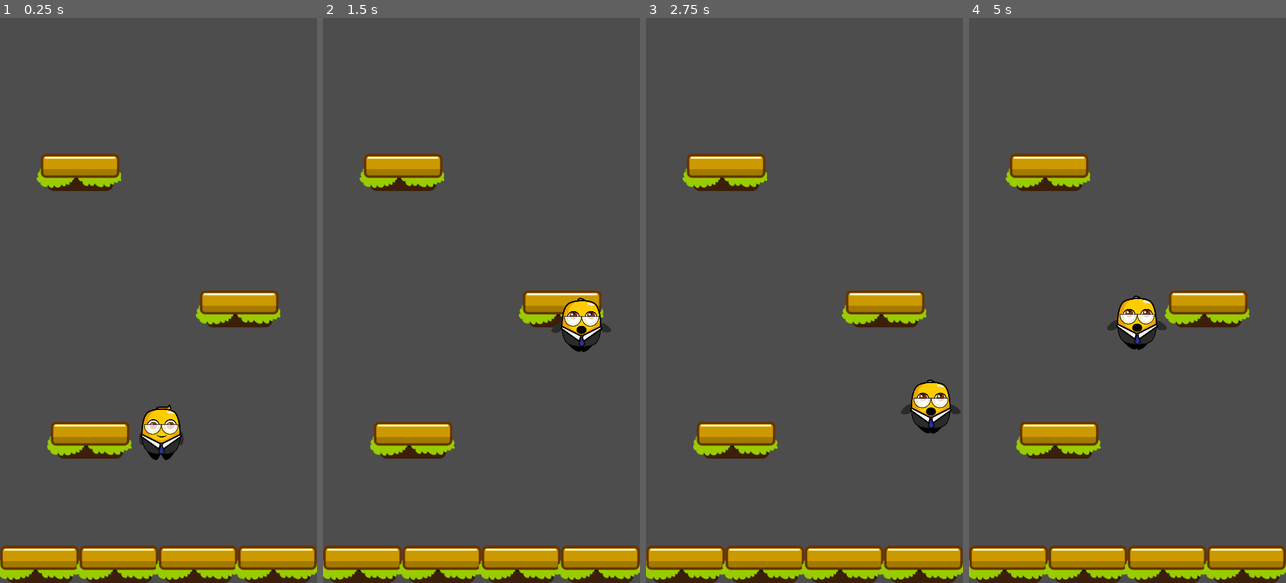
Above: before the commit, frames 1-4 (left to right).
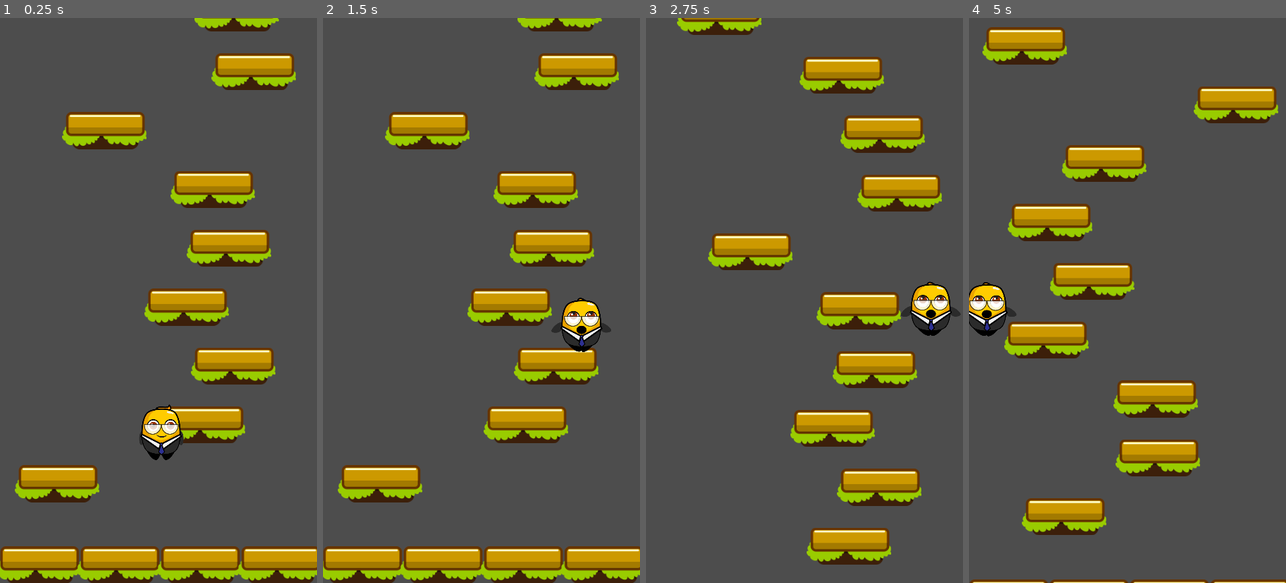
Above: after the commit, the same moments.

Repository: woliveira82/godot-mobile-jumper-jam-course
Game: Godot game, scene res://scenes/game.tscn
Same seed, same stepped clock (60 frames per second), same inputs: the game is played once before the commit and once after it.
Inputs:
- Up to frame 1 (0.25 s): no input
- Up to frame 2 (1.5 s): hold D (move_right) 0.53-1.28 s; hold A (move_left) from 1.28 s (still down)
- Up to frame 3 (2.75 s): release A (move_left) at 2.03 s; hold D (move_right) from 2.03 s (still down)
- Up to frame 4 (5 s): release D (move_right) at 3.53 s; hold A (move_left) from 3.53 s (still down); tap R (reset, bound only after the commit) at 4.15 s

The runs differ from the first frame. In frame 1, 19% of the frame differs, in the area x 0-100%, y 0-100%; in frame 2, 18%; in frame 3, 26%; in frame 4, 27%, in the area x 0-100%, y 1-100%.

Commit message:
Section 2: Mobile Gameplay - Level Generator

Diff:
--- a/project.godot
+++ b/project.godot
@@ -37,6 +37,16 @@
 , Object(InputEventKey,"resource_local_to_scene":false,"resource_name":"","device":-1,"window_id":0,"alt_pressed":false,"shift_pressed":false,"ctrl_pressed":false,"meta_pressed":false,"pressed":false,"keycode":0,"physical_keycode":4194321,"key_label":0,"unicode":0,"echo":false,"script":null)
 ]
 }
+quit={
+"deadzone": 0.5,
+"events": [Object(InputEventKey,"resource_local_to_scene":false,"resource_name":"","device":-1,"window_id":0,"alt_pressed":false,"shift_pressed":false,"ctrl_pressed":false,"meta_pressed":false,"pressed":false,"keycode":0,"physical_keycode":4194305,"key_label":0,"unicode":0,"echo":false,"script":null)
+]
+}
+reset={
+"deadzone": 0.5,
+"events": [Object(InputEventKey,"resource_local_to_scene":false,"resource_name":"","device":-1,"window_id":0,"alt_pressed":false,"shift_pressed":false,"ctrl_pressed":false,"meta_pressed":false,"pressed":false,"keycode":0,"physical_keycode":82,"key_label":0,"unicode":114,"echo":false,"script":null)
+]
+}
 
 [input_devices]
 
@@ -46,6 +56,7 @@
 
 2d_physics/layer_1="player"
 2d_physics/layer_2="platforms"
+2d_physics/layer_3="destroyer"
 
 [rendering]
 
--- a/scenes/game.tscn
+++ b/scenes/game.tscn
@@ -2,7 +2,7 @@
 
 [ext_resource type="Script" path="res://scripts/game.gd" id="1_0j51i"]
 [ext_resource type="PackedScene" uid="uid://cqb3d1pj0ubop" path="res://scenes/player.tscn" id="2_d04ro"]
-[ext_resource type="PackedScene" uid="uid://bxmrbr1uos3vf" path="res://scenes/platform.tscn" id="3_3p2r6"]
+[ext_resource type="PackedScene" uid="uid://bvyrj1araakkn" path="res://scenes/level_generator.tscn" id="3_8bgcd"]
 
 [node name="Game" type="Node2D"]
 script = ExtResource("1_0j51i")
@@ -10,23 +10,4 @@
 [node name="Player" parent="." instance=ExtResource("2_d04ro")]
 position = Vector2(274, 721)
 
-[node name="Platform" parent="." instance=ExtResource("3_3p2r6")]
-position = Vector2(0, 897)
-
-[node name="Platform2" parent="." instance=ExtResource("3_3p2r6")]
-position = Vector2(135, 897)
-
-[node name="Platform3" parent="." instance=ExtResource("3_3p2r6")]
-position = Vector2(270, 897)
-
-[node name="Platform4" parent="." instance=ExtResource("3_3p2r6")]
-position = Vector2(405, 897)
-
-[node name="Platform5" parent="." instance=ExtResource("3_3p2r6")]
-position = Vector2(86, 686)
-
-[node name="Platform6" parent="." instance=ExtResource("3_3p2r6")]
-position = Vector2(340, 463)
-
-[node name="Platform7" parent="." instance=ExtResource("3_3p2r6")]
-position = Vector2(69, 231)
+[node name="LevelGenerator" parent="." instance=ExtResource("3_8bgcd")]
--- a/scenes/game_camera.tscn
+++ b/scenes/game_camera.tscn
@@ -4,3 +4,9 @@
 
 [node name="GameCamera" type="Camera2D"]
 script = ExtResource("1_ijq2y")
+
+[node name="Destroyer" type="Area2D" parent="."]
+collision_layer = 4
+collision_mask = 2
+
+[node name="CollisionShape2D" type="CollisionShape2D" parent="Destroyer"]
--- /dev/null
+++ b/scenes/level_generator.tscn
@@ -0,0 +1,8 @@
+[gd_scene load_steps=2 format=3 uid="uid://bvyrj1araakkn"]
+
+[ext_resource type="Script" path="res://scripts/level_generator.gd" id="1_xu5iy"]
+
+[node name="LevelGenerator" type="Node2D"]
+script = ExtResource("1_xu5iy")
+
+[node name="PlatformParent" type="Node2D" parent="."]
--- a/scenes/platform.tscn
+++ b/scenes/platform.tscn
@@ -8,6 +8,7 @@
 
 [node name="Platform" type="Area2D"]
 collision_layer = 2
+collision_mask = 5
 script = ExtResource("1_6vmc8")
 
 [node name="Sprite2D" type="Sprite2D" parent="."]
--- a/scripts/game.gd
+++ b/scripts/game.gd
@@ -1,8 +1,10 @@
 extends Node2D
 
 var camera_scene = preload("res://scenes/game_camera.tscn")
+var camera = null
 
-var camera = null
+@onready var player = $Player
+@onready var level_generator = $LevelGenerator
 
 
 func _ready():
@@ -10,7 +12,13 @@
 	camera.setup_camera($Player)
 	add_child(camera)
 
+	if player:
+		level_generator.setup(player)
 
-# Called every frame. 'delta' is the elapsed time since the previous frame.
+
 func _process(delta):
-	pass
+	if Input.is_action_just_pressed("quit"):
+		get_tree().quit()
+
+	if Input.is_action_just_pressed("reset"):
+		get_tree().reload_current_scene()
--- a/scripts/game_camera.gd
+++ b/scripts/game_camera.gd
@@ -3,6 +3,9 @@
 var player: Player = null
 var limit_distance = 420
 var viewport_size
+
+@onready var destroyer = $Destroyer
+@onready var destroyer_shape = $Destroyer/CollisionShape2D
 
 
 func _ready():
@@ -12,10 +15,23 @@
 	limit_bottom = viewport_size.y
 	limit_right = viewport_size.x
 
+	destroyer.position.y = viewport_size.y
+
+	var rect_shape = RectangleShape2D.new()
+	var rect_shape_size = Vector2(viewport_size.x, 200)
+	rect_shape.set_size(rect_shape_size)
+	destroyer_shape.shape = rect_shape
+
 
 func _process(delta):
 	if player:
 		limit_bottom = min(limit_bottom, player.global_position.y + limit_distance)
+
+	var overlaping_areas = destroyer.get_overlapping_areas()
+	if overlaping_areas.size() > 0:
+		for area in overlaping_areas:
+			if area is Platform:
+				area.queue_free()
 
 
 func _physics_process(delta):
--- /dev/null
+++ b/scripts/level_generator.gd
@@ -0,0 +1,67 @@
+extends Node2D
+
+var platform_scene = preload("res://scenes/platform.tscn")
+
+var start_platform_y
+var y_distance_between_platforms = 100
+var level_size = 50
+var viewport_size
+var generated_platform_count = 0
+
+var player : Player = null
+
+@onready var platform_parent = $PlatformParent
+
+
+func setup(_player: Player):
+	if _player:
+		player = _player
+
+
+func _ready():
+	viewport_size = get_viewport_rect().size
+	generated_platform_count = 0
+
+	start_platform_y = viewport_size.y - (y_distance_between_platforms * 2)
+	generate_level(start_platform_y, true)
+
+
+func _process(delta):
+	if player:
+		var py = player.global_position.y
+		var end_of_level_pos = start_platform_y - (
+			generated_platform_count * y_distance_between_platforms
+		)
+		var threshold = end_of_level_pos + y_distance_between_platforms * 6
+		if py <= threshold:
+			generate_level(end_of_level_pos, false)
+
+
+func generate_level(start_y: float, generate_ground: bool):
+	var platform_width = 137
+
+	if generate_ground:
+		var ground_layer_platform_count = (viewport_size.x / platform_width) +1
+		var ground_layer_y_offset = 62
+		for i in range(ground_layer_platform_count):
+			var ground_location = Vector2(
+				i * platform_width,
+				viewport_size.y - ground_layer_y_offset,
+			)
+			create_platform(ground_location)
+
+	for i in range(level_size):
+		var max_x_position = viewport_size.x - platform_width
+		var random_x = randf_range(0.0, max_x_position)
+		var location: Vector2
+		location.x = random_x
+		location.y = start_y - (y_distance_between_platforms * i)
+		create_platform(location)
+		generated_platform_count += 1
+
+
+func create_platform(location: Vector2):
+	var platform = platform_scene.instantiate()
+	platform.global_position = location
+	platform_parent.add_child(platform)
+	return platform
--- a/scripts/platform.gd
+++ b/scripts/platform.gd
@@ -1,4 +1,5 @@
 extends Area2D
+class_name Platform
 
 
 func _on_body_entered(body):
